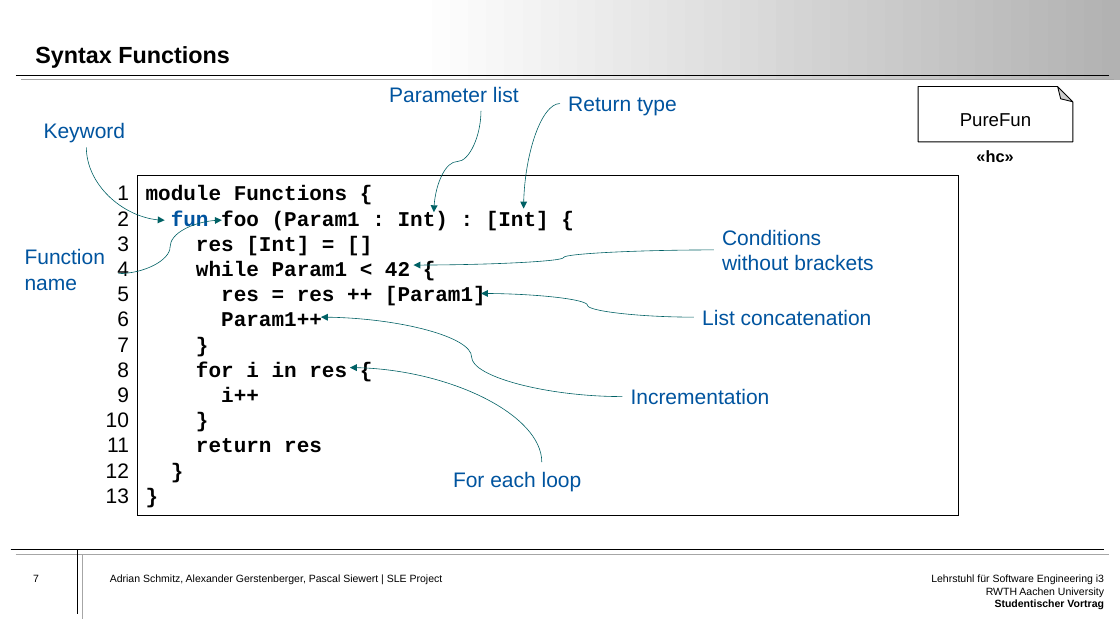
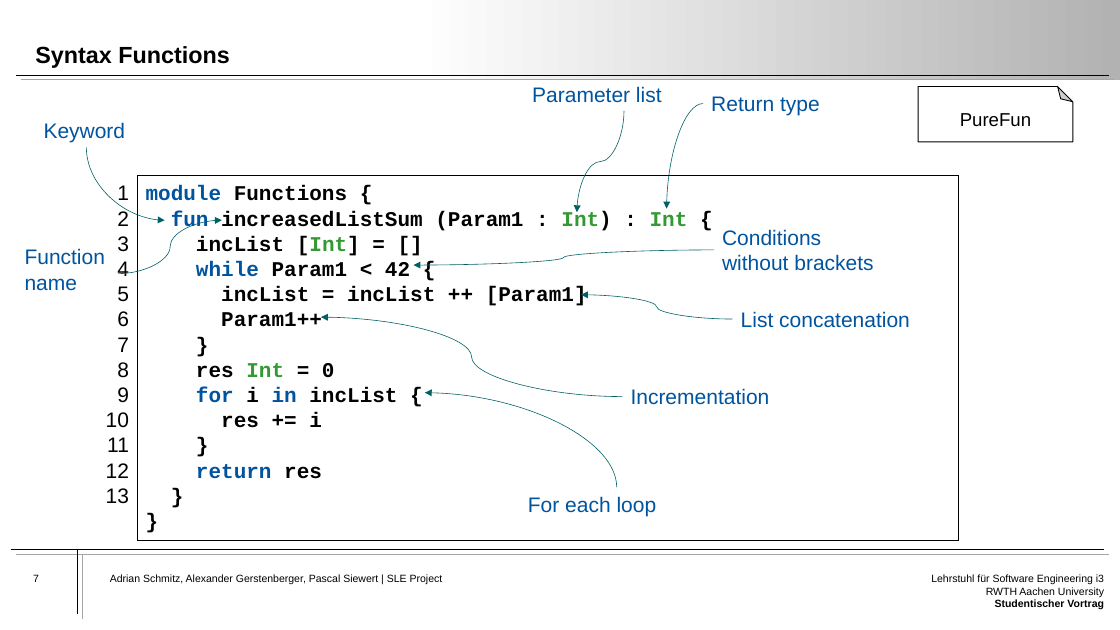
Before and after one commit to Atrisan/PureFun, a slide deck: slide 7 of Presentation/PureFun-Presentation.pptx. Drawn at 1120x630 pixels with LibreOffice and Linux fonts; fonts in the diff are those of the drawing. Boxes give left, top, right and bottom in pixels: in the first picture for what was removed or moved away, otherwise in the second. Text is boxed around its words. In the diff, an @@ line names an element or a change of style, - is before the commit and + after.

```diff
--- a/Presentation/PureFun-Presentation.pptx
+++ b/Presentation/PureFun-Presentation.pptx
@@ 2 texts, 2 curved arrows: place and size @@
-2 texts, 2 curved arrows at <box>389,86,677,213</box>
+2 texts, 2 curved arrows at <box>532,86,820,213</box>
@@ rectangle "module Functions {": place and size @@
-rectangle "module Functions {" at <box>137,176,958,515</box>
+rectangle "module Functions {" at <box>137,176,958,540</box>
@@ text removed at <box>976,150,1013,162</box> @@
-«hc»
@@ text in rectangle at <box>146,185,410,479</box>: text colour #000000 to #00549F in "module", "while", "return" @@
@@ text in rectangle at <box>171,211,688,256</box>: text changed @@
-fun foo (Param1 : Int) : [Int] {
-res [Int] = []
+fun increasedListSum (Param1 : Int) : Int {
+incList [Int] = []
@@ text in rectangle at <box>221,286,587,306</box>: text changed @@
-res = res ++ [Param1]
+incList = incList ++ [Param1]
@@ curved arrow moved from (694, 318) - (481, 293) to (733, 319) - (581, 295) @@
@@ text "List concatenation": place and size @@
-text "List concatenation" at <box>702,309,872,326</box>
+text "List concatenation" at <box>741,311,910,328</box>
@@ text in rectangle at <box>196,363,397,428</box>: text changed @@
-for i in res {
-i++
+res Int = 0
+for i in incList {
+res += i
@@ curved arrow moved from (542, 462) - (350, 368) to (617, 487) - (425, 393) @@
@@ text "For each loop": place and size @@
-text "For each loop" at <box>453,471,582,491</box>
+text "For each loop" at <box>528,496,657,516</box>
```
Also in this commit, not shown: 6 other slides changed.
